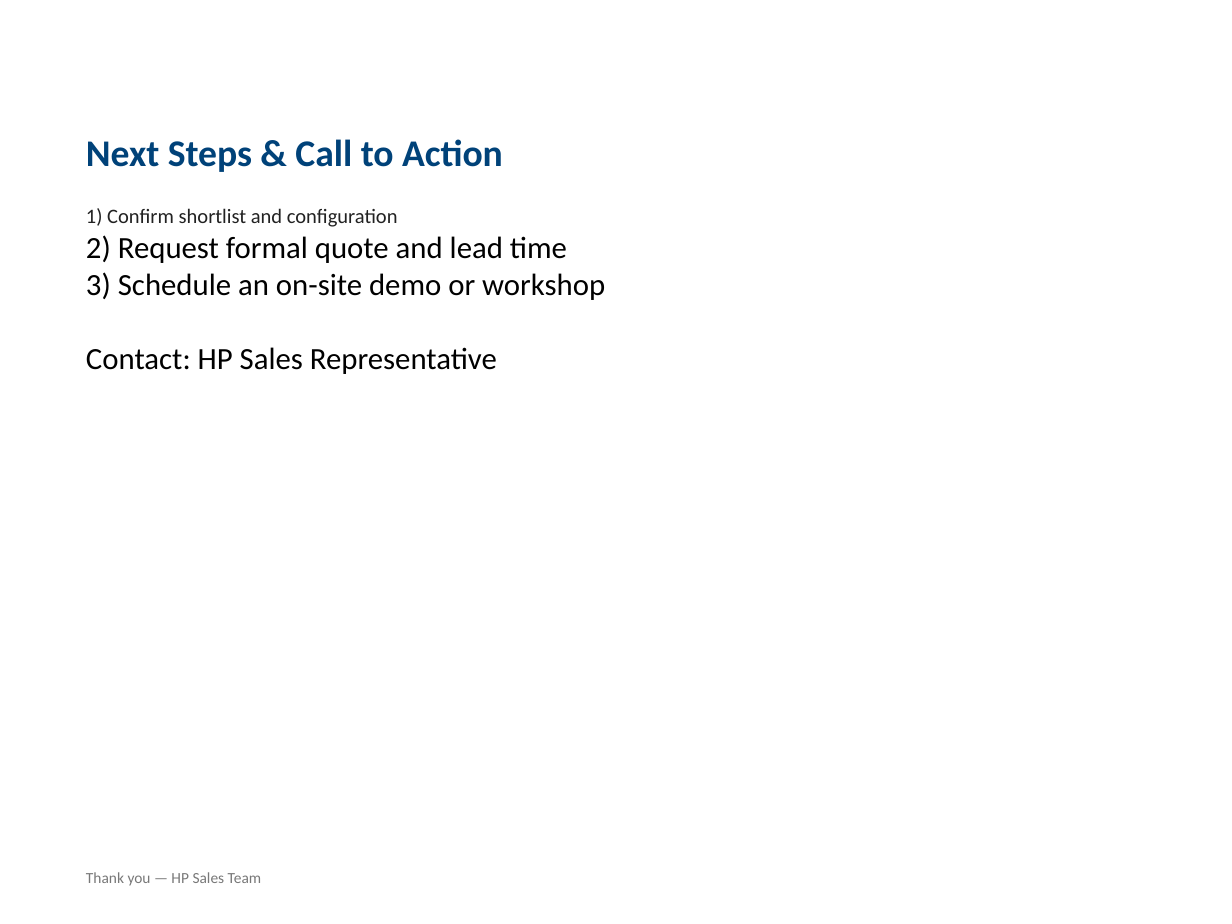
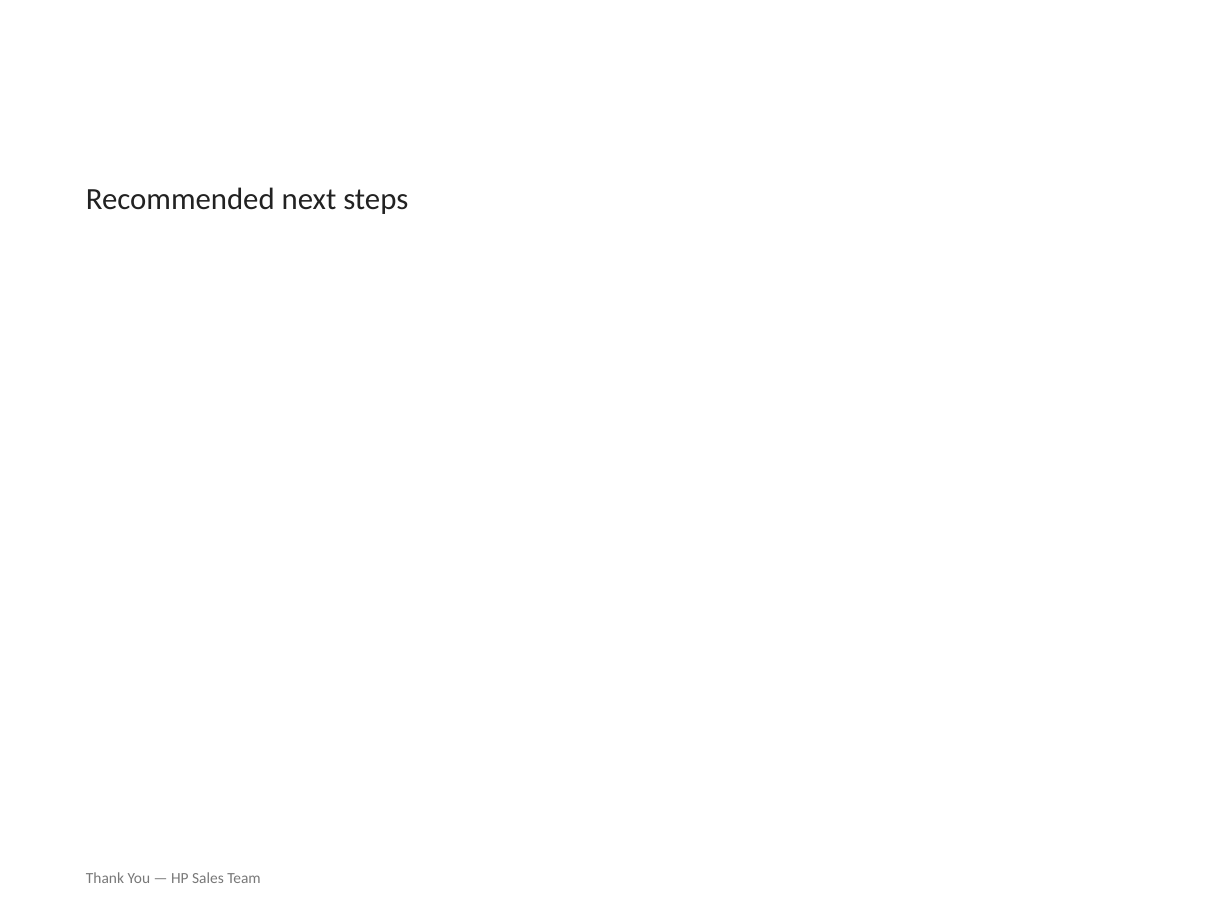
Before and after one commit to Abhinav-u2/hp-ai-deck-generator, a slide deck: slide 10 of HP_Proposal_Professional.pptx. Drawn at 1232x924 pixels with LibreOffice and Linux fonts; fonts in the diff are those of the drawing. Boxes give left, top, right and bottom in pixels: in the first picture for what was removed or moved away, otherwise in the second. Text is boxed around its words. In the diff, an @@ line names an element or a change of style, - is before the commit and + after.

Commit message:
Fixed sales pitch & PPT generation agent

```diff
--- a/HP_Proposal_Professional.pptx
+++ b/HP_Proposal_Professional.pptx
@@ text at <box>86,187,408,214</box>: text changed; size 22 to 18 pt; text colour #004279 to #222222; bold off @@
-Next Steps & Call to Action
+Recommended next steps
@@ text removed at <box>86,208,605,374</box> @@
-1) Confirm shortlist and configuration
-2) Request formal quote and lead time
-3) Schedule an on-site demo or workshop
-Contact: HP Sales Representative
@@ text at <box>86,872,260,883</box>: text changed @@
-Thank you — HP Sales Team
+Thank You — HP Sales Team
```
Also in this commit, not shown: 5 other slides changed, 4 slides added, 4 slides removed, 4 other files.
